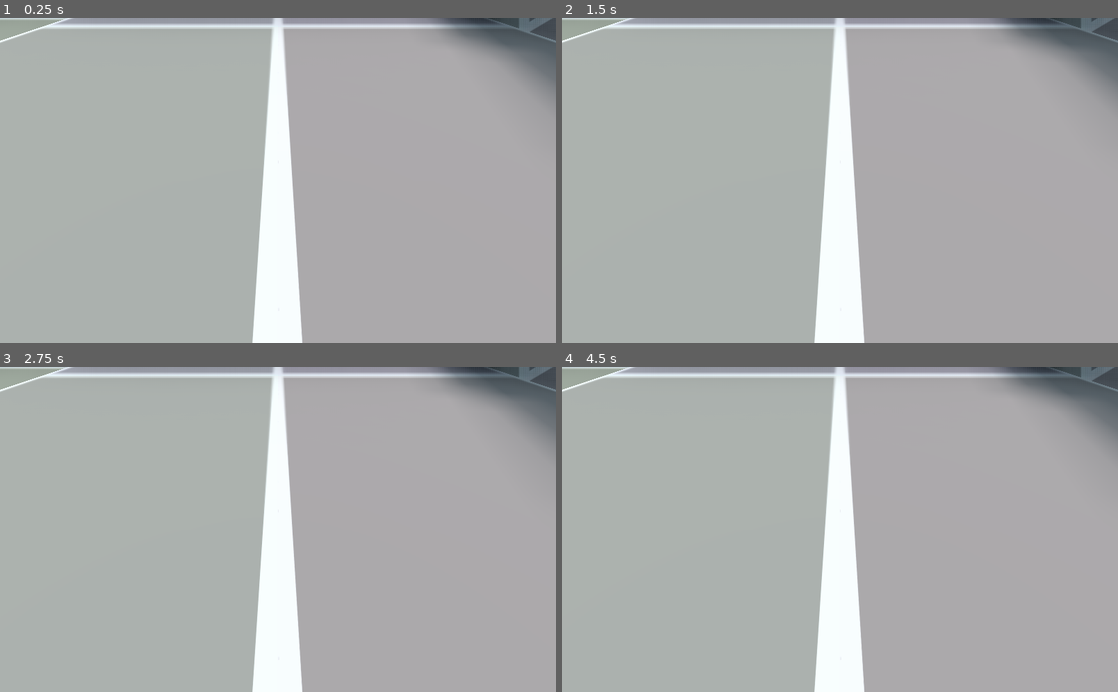
Above: before the commit, frames 1-4 (two rows, left to right).
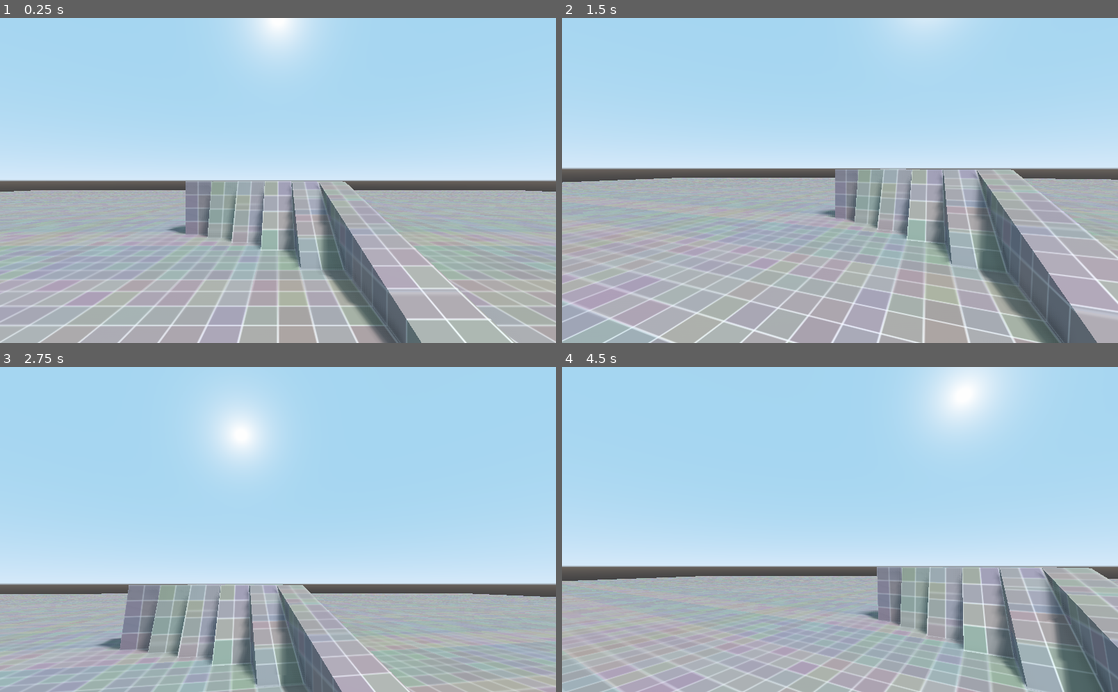
Above: after the commit, the same moments.

Repository: QuentinDaveau/FpsTest
Game: Godot game, scene res://assets/maps/TestWorld.tscn
Same seed, same stepped clock (60 frames per second), same inputs: the game is played once before the commit and once after it.
Inputs (mouse positions are in pixels of both pictures, inside the frame that each line leads up to):
- Up to frame 1 (0.25 s): no input
- Up to frame 2 (1.5 s): tap Enter at 0.5 s; move the mouse to (962, 164) at 0.52 s; tap Space at 1.25 s; move the mouse to (728, 196) at 1.27 s
- Up to frame 3 (2.75 s): tap Enter at 2 s; move the mouse to (333, 458) at 2.02 s
- Up to frame 4 (4.5 s): tap Space at 2.75, 4.25 s; move the mouse to (812, 594) at 2.77 s; tap Enter at 3.5 s; move the mouse to (1006, 578) at 3.52 s; move the mouse to (673, 480) at 4.27 s

The runs differ from the first frame. In frame 1, 64% of the frame differs, in the area x 0-100%, y 0-100%; in frame 2, 63%; in frame 3, 76%; in frame 4, 74%.

Commit message:
Add camera LookAround and overall code structure

Diff:
--- a/project.godot
+++ b/project.godot
@@ -19,6 +19,16 @@
 "language": "GDScript",
 "path": "res://src/player_logic/camera_stack/camera_stack.gd"
 }, {
+"base": "Node",
+"class": "InputListener",
+"language": "GDScript",
+"path": "res://src/engine/service/services/input/input_listener/input_listener.gd"
+}, {
+"base": "Node",
+"class": "Logger",
+"language": "GDScript",
+"path": "res://src/engine/service/services/debug/logger.gd"
+}, {
 "base": "Spatial",
 "class": "PlayerSpawner",
 "language": "GDScript",
@@ -27,6 +37,8 @@
 _global_script_class_icons={
 "CameraBehavior": "",
 "CameraStack": "res://resources/editor/custom_classes_icons/camera_lens.svg",
+"InputListener": "",
+"Logger": "",
 "PlayerSpawner": "res://resources/editor/custom_classes_icons/player_spawner.svg"
 }
 
@@ -38,7 +50,8 @@
 
 [autoload]
 
-Logger="*res://src/debug/logger.gd"
+Service="*res://src/engine/service/service.gd"
+Autoload="res://src/engine/autoload/autoload.gd"
 
 [physics]
 
--- /dev/null
+++ b/src/engine/autoload/autoload.gd
@@ -0,0 +1,11 @@
+extends Node
+
+
+const nodes_to_load := [
+	preload("res://src/engine/service/services/input/input_platform/keyboard_input.gd")
+]
+
+
+func _init() -> void:
+	for node in nodes_to_load:
+		add_child(node.new(), true)
--- /dev/null
+++ b/src/engine/service/service.gd
@@ -0,0 +1,22 @@
+extends Node
+
+enum TYPE {
+	INPUT,
+	LOG,
+	SIGNAL
+}
+
+
+var _registry := {}
+
+
+
+func register(source: Node, type: int) -> void:
+	_registry[type] = source
+
+
+
+func fetch(type: int) -> Node:
+	if not _registry.has(type):
+		return null
+	return _registry.get(type)
--- a/src/debug/logger.gd
+++ b/src/engine/service/services/debug/logger.gd
@@ -1,4 +1,5 @@
 extends Node
+class_name Logger
 
 
 enum LOG_LEVEL {
@@ -7,6 +8,11 @@
 	WARNING,
 	ERROR
 }
+
+
+
+func _init() -> void:
+	Service.register(self, Service.TYPE.LOG)
 
 
 
--- /dev/null
+++ b/src/engine/service/services/input/input.gd
@@ -0,0 +1,11 @@
+extends Node
+
+
+# TEMP: Should be moved smewhere else
+enum TYPE {VIEWX, VIEWY, MOTIONX, MOTIONY, SHOOT}
+
+signal input_received(type, value)
+
+
+func _init() -> void:
+	Service.register(self, Service.TYPE.INPUT)
--- /dev/null
+++ b/src/engine/service/services/input/input_listener/input_listener.gd
@@ -0,0 +1,24 @@
+extends Node
+class_name InputListener
+
+
+# TEMP: Should be moved somewhere else and is dipliacted in input.gd
+enum TYPE {VIEWX, VIEWY, MOTIONX, MOTIONY, SHOOT}
+
+signal input(value)
+
+var _target_type: int
+
+
+func _init(target: Node, method_name: String, type: int) -> void:
+	_target_type = type
+	self.connect("input", target, method_name)
+	var input := Service.fetch(Service.TYPE.INPUT)
+	if input:
+		input.connect("input_received", self, "_on_input_received")
+
+
+
+func _on_input_received(type: int, value: float) -> void:
+	if type == _target_type:
+		emit_signal("input", value)
--- /dev/null
+++ b/src/engine/service/services/input/input_platform/keyboard_input.gd
@@ -0,0 +1,15 @@
+extends "../input.gd"
+
+# TEMP: Will be in an option file and accessed from an option class later
+const SENSITIVITY := 0.1
+
+# TEMP: Will be handled somewhere else (or called through function)
+func _ready() -> void:
+	Input.set_mouse_mode(Input.MOUSE_MODE_CAPTURED)
+
+
+
+func _unhandled_input(event: InputEvent) -> void:
+	if event is InputEventMouseMotion:
+		emit_signal("input_received", TYPE.VIEWX, event.relative.x * SENSITIVITY)
+		emit_signal("input_received", TYPE.VIEWY, event.relative.y * SENSITIVITY)
--- a/src/player_logic/camera_stack/camera_behaviors/behaviors/look_around.gd
+++ b/src/player_logic/camera_stack/camera_behaviors/behaviors/look_around.gd
@@ -1,17 +1,24 @@
 extends CameraBehavior
 
 
-
-# Declare member variables here. Examples:
-# var a: int = 2
-# var b: String = "text"
+var rot_x = 0
+var rot_y = 0
 
 
-# Called when the node enters the scene tree for the first time.
 func _ready() -> void:
-	pass # Replace with function body.
+	add_child(InputListener.new(self, "_move_camera_x", InputListener.TYPE.VIEWX), true)
+	add_child(InputListener.new(self, "_move_camera_y", InputListener.TYPE.VIEWY), true)
 
 
-# Called every frame. 'delta' is the elapsed time since the previous frame.
-#func _process(delta: float) -> void:
-#	pass
+
+func _move_camera_x(amount: float) -> void:
+	rot_x += deg2rad(-amount)
+	transform.basis = Basis(Vector3.RIGHT, rot_y) # reset rotation
+	rotate_object_local(Vector3.UP, rot_x)
+
+
+
+func _move_camera_y(amount: float) -> void:
+	rot_y += deg2rad(-amount)
+	transform.basis = Basis(Vector3.UP, rot_x) # reset rotation
+	rotate_object_local(Vector3.RIGHT, rot_y)
--- a/src/player_logic/camera_stack/camera_stack.gd
+++ b/src/player_logic/camera_stack/camera_stack.gd
@@ -18,7 +18,9 @@
 	for behavior in behaviors:
 		var behavior_node = behavior.new()
 		if not behavior_node is CameraBehavior:
-			Logger.output(Logger.LOG_LEVEL.ERROR, self, "Passed object is not a CameraBehavior!")
+			var logger := Service.fetch(Service.TYPE.LOG) as Logger
+			if logger:
+				logger.output(logger.LOG_LEVEL.ERROR, self, "Passed object is not a CameraBehavior!")
 			continue
 		_add_to_stack(behavior_node)
 
@@ -27,15 +29,15 @@
 func _generate_camera() -> void:
 	var camera := Camera.new()
 	if _behaviors_stack.size() > 0:
-		_behaviors_stack.back().add_child(camera)
+		_behaviors_stack.back().add_child(camera, true)
 	else:
-		add_child(camera)
+		add_child(camera, true)
 
 
 
 func _add_to_stack(behavior_node: CameraBehavior) -> void:
 	if _behaviors_stack.size() > 0:
-		_behaviors_stack.back().add_child(behavior_node)
+		_behaviors_stack.back().add_child(behavior_node, true)
 	else:
-		add_child(behavior_node)
+		add_child(behavior_node, true)
 	_behaviors_stack.append(behavior_node)
--- a/src/player_logic/player_spawner/player_spawner.gd
+++ b/src/player_logic/player_spawner/player_spawner.gd
@@ -2,10 +2,11 @@
 class_name PlayerSpawner, "res://resources/editor/custom_classes_icons/player_spawner.svg"
 
 
-var _player = preload("res://assets/characters/character/player/Player.tscn")
+const _player = preload("res://assets/characters/character/player/Player.tscn")
 
 
 
 func _ready() -> void:
 	var player = _player.instance()
-	owner.call_deferred("add_child", player)
+	player.global_transform = global_transform
+	owner.call_deferred("add_child", player, true)
